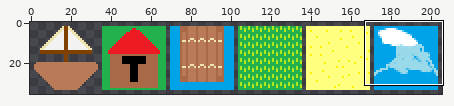
Sprite sheet -- res/sprites/spritesheet.png. Above, an overview of the earlier version with the close-up marked.
Close-up. As it was:
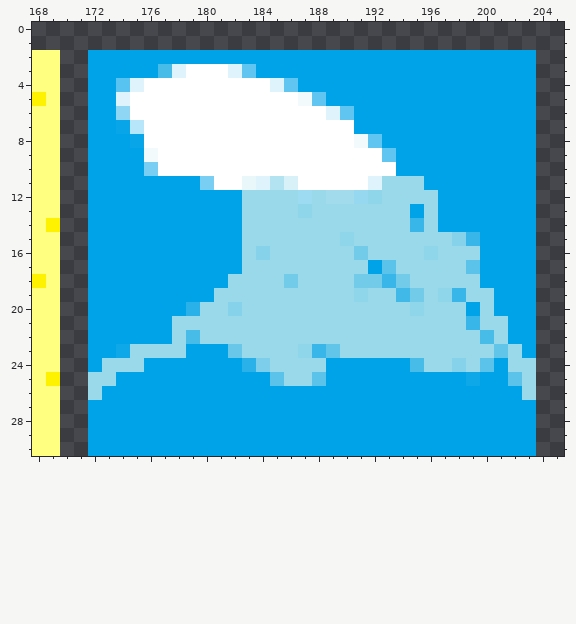
The file is 206x36 pixels. Colours within 5 levels of each other are drawn and written as one. Shown: x 168..205, y 0..30. The commit also changed other parts of the picture, which this record leaves out.
The same view after the edit:
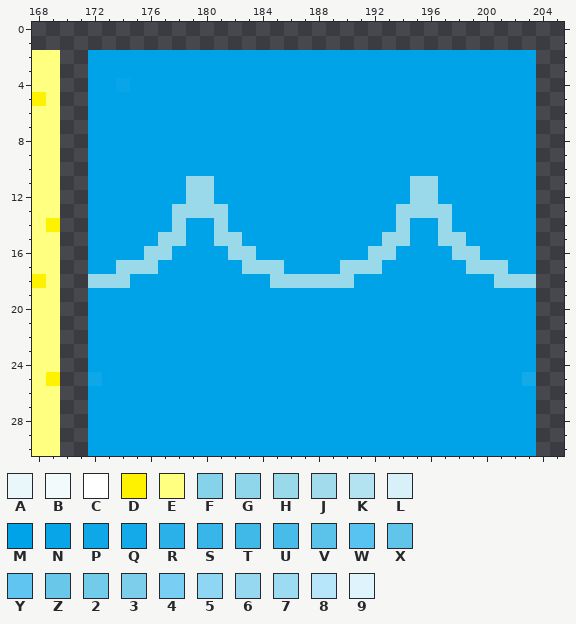
Palette (. is transparent): A #e9f7fa  B #f2fafc  C #ffffff  D #fff200  E #ffff80  F #86d2ea  G #90d6ea  H #99d9ea  J #a1dbec  K #b3e3f0  L #d8f0f7  M #00a2e8  N #08a5e9  P #0ea7e8  Q #14aae9  R #2bb1e9  S #39b6e9  T #41b9e8  U #48bce9  V #5bc3ea  W #58c2f0  X #61c5e9  Y #60c5f1  Z #69c8ea  2 #73cbea  3 #7cceea  4 #78cef3  5 #8fd6f5  6 #97d8f1  7 #9ddbf3  8 #b7e5f9  9 #dff3fc
The exact change:
Changed rows in their new state; - is an unchanged pixel.
first column x 172:
 3 -----MMMMMMM--------------------
 4 --NMMMMMMMMMMMM-----------------
 5 --MMMMMMMMMMMMMMM---------------
 6 --MMMMMMMMMMMMMMMMM-------------
 7 --MMMMMMMMMMMMMMMMM-------------
 8 ---MMMMMMMMMMMMMMMMMM-----------
 9 ----MMMMMMMMMMMMMMMMMM----------
10 ----MMMMMMMMMMMMMMMMMM----------
11 -------HHMMMMMMMMMMMMMM-H-------
12 -------HH--MMMMMMMMMMMM---------
13 ------HHHH-MMMMMMMMMMM-H-H------
14 ------H--H-MMMMMMMMMMM-MMH------
15 -----HH--HHMMMMMMMMMM--MM-HM----
16 ----HH----H-MMMMMMMM--MMMM------
17 --HHH---------MMMM--HMMMMMMHHH--
18 HHH-------MMM-H----MMMMMMMMM-HHH
19 ---------MMMMMMMMMMMMMMMMMMMM---
20 -------MMMMMMMMMMMMMMMMMMMM-M---
21 ------MMMMMMMMMMMMMMMMMMMMMMMM--
22 ------MMMMMMMMMMMMMMMMMMMMMMMM--
23 --MMMMM---MMMMMMMMMMMMMMMMMMMMM-
24 -MMM-------MMMMMM------MMMMMM-MM
25 PM-----------MMMM----------M--MQ
26 M------------------------------M
Pixel boxes of the changes (left, top, right, bottom) in both close-ups:
changed: (88, 64, 536, 400)
